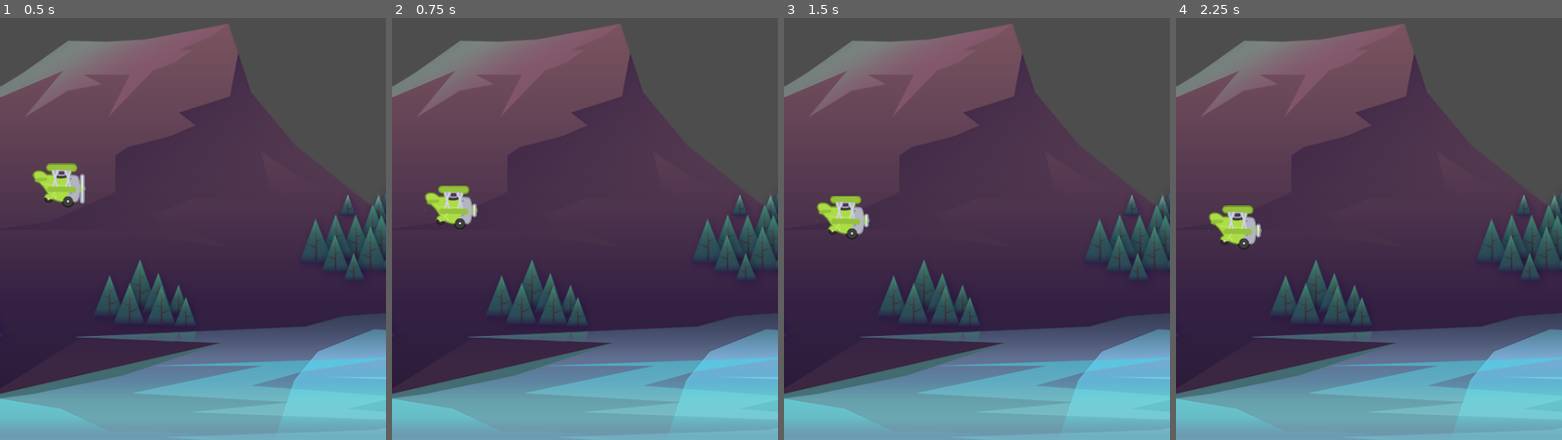
Above: before the commit, frames 1-4 (left to right).
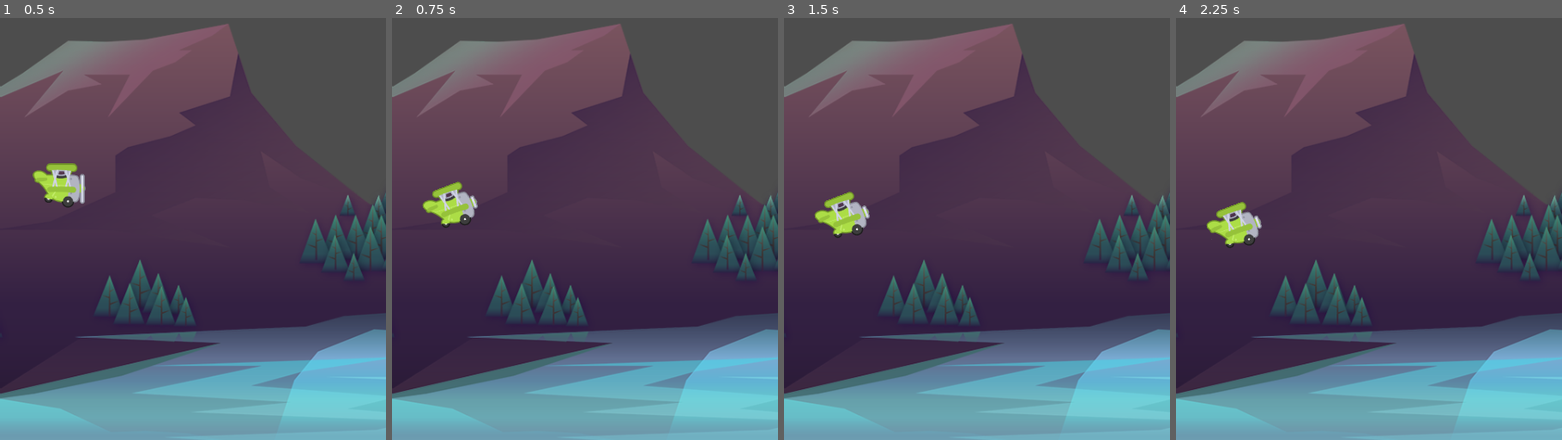
Above: after the commit, the same moments.

Repository: JaseBird/my-2d-game-dev-course
Game: Godot game, scene res://scenes/game/game.tscn
Two runs of this game, one before a commit and one after it. Both use one fixed random seed, a clock stepped at 60 frames per second and the inputs below.
Inputs:
- Up to frame 1 (0.5 s): no input
- Up to frame 2 (0.75 s): tap Space (fly) at 0.6 s
- Up to frame 3 (1.5 s): tap Space (fly) at 1.35 s
- Up to frame 4 (2.25 s): tap Space (fly) at 2.1 s

Frame 1 is identical in both runs. In frame 2, 0.7% of the frame differs, in the area x 7-23%, y 38-51%; in frame 3, 0.7%; in frame 4, 0.7%, in the area x 7-23%, y 43-55%.

Commit message:
feat: add animation to plane sprite

Diff:
--- a/scenes/plane/plane.gd
+++ b/scenes/plane/plane.gd
@@ -4,6 +4,7 @@
 const POWER: float = -350.0
 
 @onready var animated_sprite_2d: AnimatedSprite2D = $AnimatedSprite2D
+@onready var animation_player: AnimationPlayer = $AnimationPlayer
 
 # Called when the node enters the scene tree for the first time.
 func _ready() -> void:
@@ -21,6 +22,7 @@
 func fly() -> void:
 	if Input.is_action_just_pressed("fly") == true:
 		velocity.y = POWER
+		animation_player.play("power")
 
 
 func gameover() -> void:
--- a/scenes/plane/plane.tscn
+++ b/scenes/plane/plane.tscn
@@ -35,6 +35,44 @@
 [sub_resource type="CircleShape2D" id="CircleShape2D_7dlor"]
 radius = 22.0
 
+[sub_resource type="Animation" id="Animation_47xpd"]
+resource_name = "power"
+length = 0.3
+step = 0.1
+tracks/0/type = "value"
+tracks/0/imported = false
+tracks/0/enabled = true
+tracks/0/path = NodePath(".:rotation")
+tracks/0/interp = 2
+tracks/0/loop_wrap = true
+tracks/0/keys = {
+"times": PackedFloat32Array(0, 0.0001, 0.0002, 0.1, 0.3),
+"transitions": PackedFloat32Array(1, 1, 1, 1, 1),
+"update": 0,
+"values": [0.349066, 0.0, 0.0, -0.349066, 0.0]
+}
+
+[sub_resource type="Animation" id="Animation_rkgkj"]
+length = 0.001
+tracks/0/type = "value"
+tracks/0/imported = false
+tracks/0/enabled = true
+tracks/0/path = NodePath(".:rotation")
+tracks/0/interp = 1
+tracks/0/loop_wrap = true
+tracks/0/keys = {
+"times": PackedFloat32Array(0),
+"transitions": PackedFloat32Array(1),
+"update": 0,
+"values": [0.0]
+}
+
+[sub_resource type="AnimationLibrary" id="AnimationLibrary_gfa4w"]
+_data = {
+"RESET": SubResource("Animation_rkgkj"),
+"power": SubResource("Animation_47xpd")
+}
+
 [node name="Plane" type="CharacterBody2D"]
 script = ExtResource("1_sqwi5")
 
@@ -49,3 +87,9 @@
 [node name="CollisionShape2D" type="CollisionShape2D" parent="."]
 position = Vector2(5, -1)
 shape = SubResource("CircleShape2D_7dlor")
+
+[node name="AnimationPlayer" type="AnimationPlayer" parent="."]
+root_node = NodePath("../AnimatedSprite2D")
+libraries = {
+"": SubResource("AnimationLibrary_gfa4w")
+}
Not shown: 1 places in scenes/plane/plane.tscn that only renumber resources
